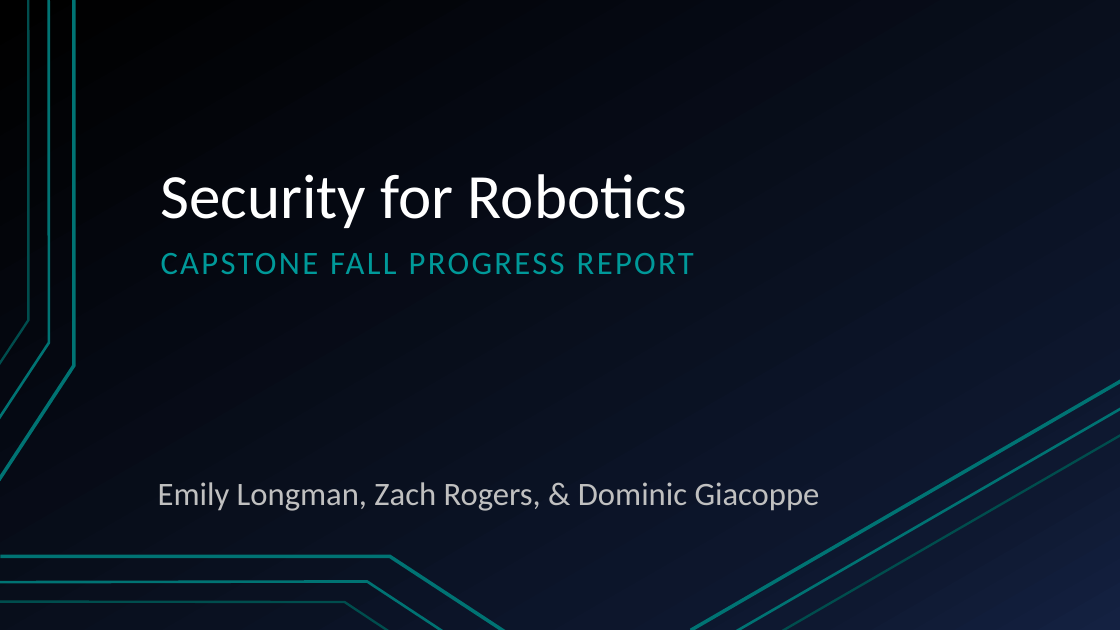
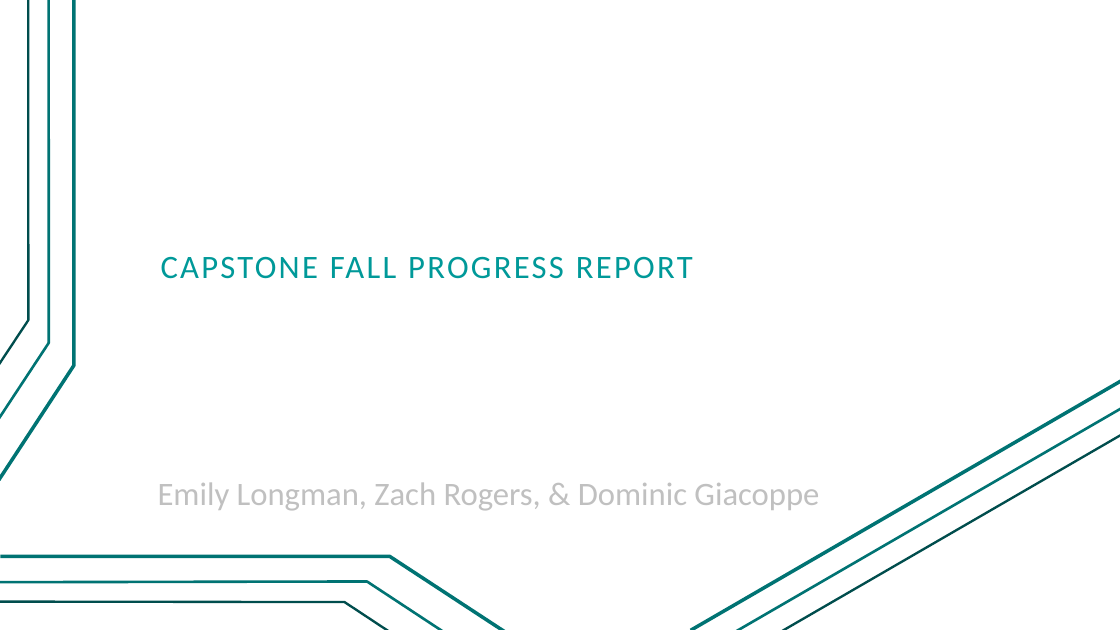
Before and after one commit to giacoppd/Security-For-Robotics, a slide deck: slide 1 of docs/progress_report/progress_report.pptx. Drawn at 1120x630 pixels with LibreOffice and Linux fonts; fonts in the diff are those of the drawing. Boxes give left, top, right and bottom in pixels: in the first picture for what was removed or moved away, otherwise in the second. Text is boxed around its words. In the diff, an @@ line names an element or a change of style, - is before the commit and + after.

```diff
--- a/docs/progress_report/progress_report.pptx
+++ b/docs/progress_report/progress_report.pptx
@@ background gradient #000000 to #0F1931 to #142242 to #FFFFFF @@
@@ freeform shape at box(0, 0, 74, 480): outline redrawn @@
@@ freeform shape at box(0, 0, 49, 419): outline #007373 2.25 pt to #007373 2.24 pt @@
@@ freeform shape at box(0, 0, 29, 365): outline #007373 2 pt to #004D4D 2 pt @@
@@ title removed at box(161, 174, 687, 228) @@
-Security for Robotics
@@ text "CAPSTONE FALL PROGRESS REPORT" at box(161, 256, 693, 279): line spacing 0.9 to 1 @@
@@ line (735, 630) - (1120, 408): stroke #007373 2.25 pt to #007373 2.24 pt @@
@@ line (782, 630) - (1120, 435): stroke #007373 2 pt to #004D4D 2 pt @@
@@ freeform shape at box(0, 581, 444, 630): outline #007373 2.25 pt to #007373 2.24 pt @@
@@ freeform shape at box(0, 602, 389, 630): outline #007373 2 pt to #004D4D 2 pt; outline redrawn @@
```
Also in this commit, not shown: 13 other slides changed, 7 slides added, 1 slide removed.
